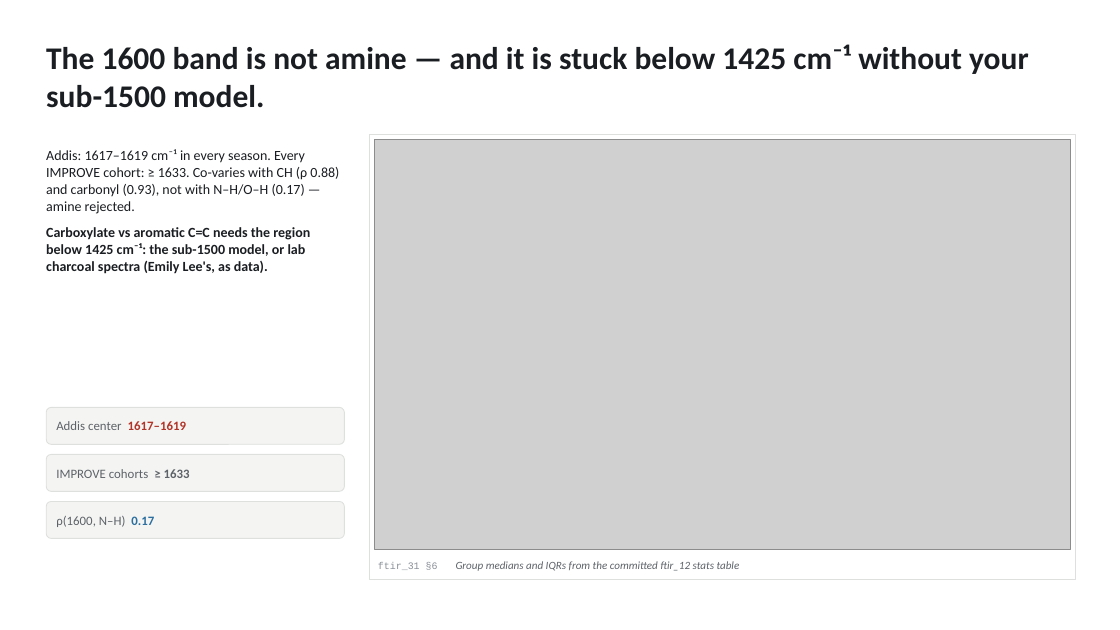
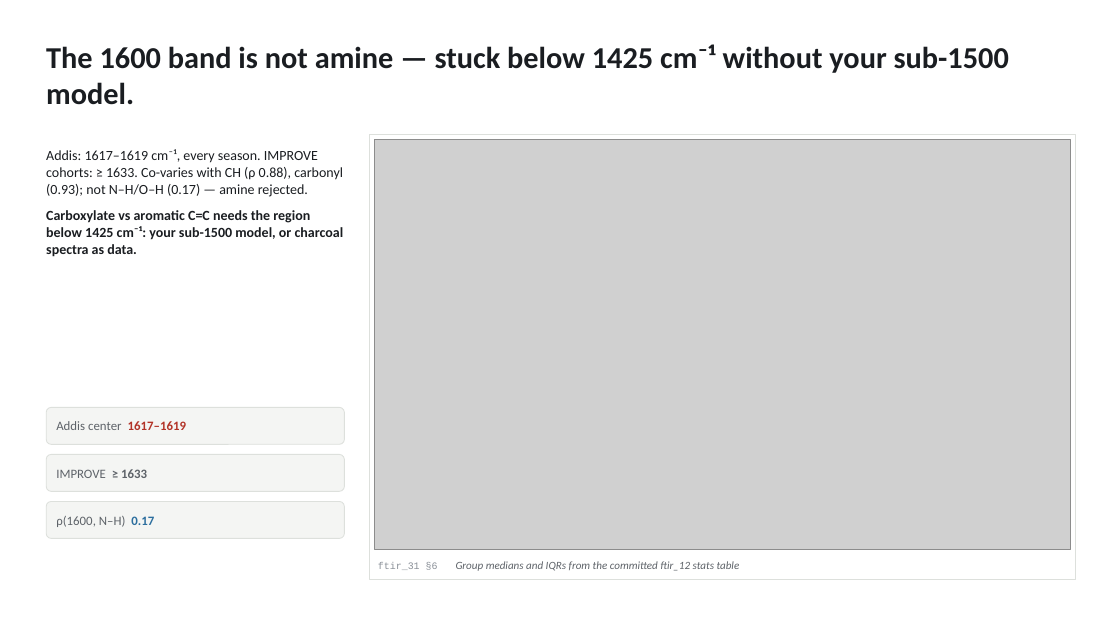
Before and after one commit to ahzs645/aethmodular, a slide deck: slide 18 of research/ftir_ec_phase3/deliverables/satoshi_followup_2026-08-13.pptx (slide 13 before the commit). Drawn at 1120x630 pixels with LibreOffice and Linux fonts; fonts in the diff are those of the drawing; grey boxes stand for pictures. Boxes give left, top, right and bottom in pixels: in the first picture for what was removed or moved away, otherwise in the second. Text is boxed around its words. In the diff, an @@ line names an element or a change of style, - is before the commit and + after.

```diff
--- a/research/ftir_ec_phase3/deliverables/satoshi_followup_2026-08-13.pptx
+++ b/research/ftir_ec_phase3/deliverables/satoshi_followup_2026-08-13.pptx
@@ text at box(46, 44, 1009, 105): text changed; size 27 to 26 pt @@
-The 1600 band is not amine — and it is stuck below 1425 cm⁻¹ without your sub-1500 model.
+The 1600 band is not amine — stuck below 1425 cm⁻¹ without your sub-1500 model.
@@ text at box(46, 149, 344, 257): text changed @@
-Addis: 1617–1619 cm⁻¹ in every season. Every IMPROVE cohort: ≥ 1633. Co-varies with CH (ρ 0.88) and carbonyl (0.93), not with N–H/O–H (0.17) — amine rejected.
-Carboxylate vs aromatic C=C needs the region below 1425 cm⁻¹: the sub-1500 model, or lab charcoal spectra (Emily Lee's, as data).
+Addis: 1617–1619 cm⁻¹, every season. IMPROVE cohorts: ≥ 1633. Co-varies with CH (ρ 0.88), carbonyl (0.93); not N–H/O–H (0.17) — amine rejected.
+Carboxylate vs aromatic C=C needs the region below 1425 cm⁻¹: your sub-1500 model, or charcoal spectra as data.
@@ text at box(56, 469, 147, 478): text changed @@
-IMPROVE cohorts ≥ 1633
+IMPROVE ≥ 1633
```
Also in this commit, not shown: 16 other slides changed, 6 slides added, 1 slide removed.
